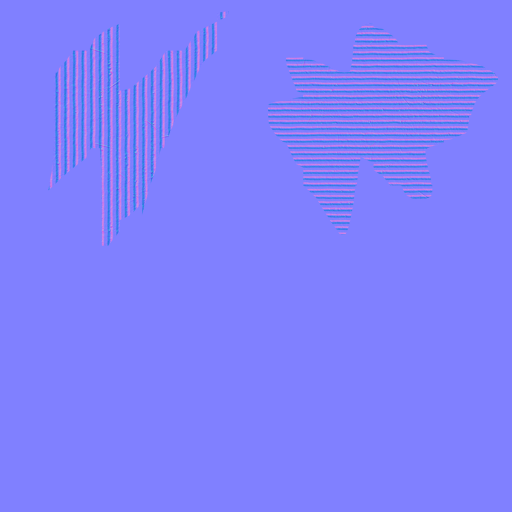
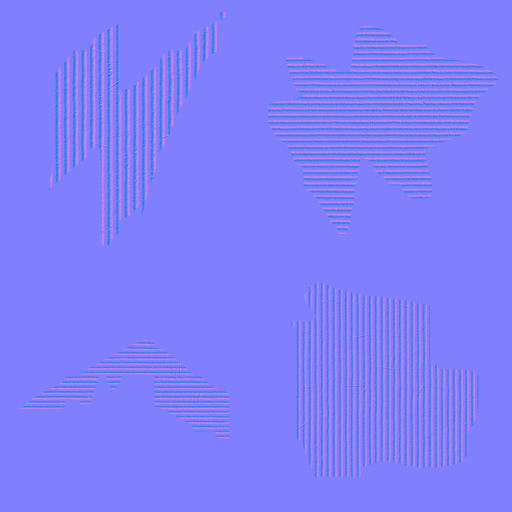
The second 512 × 512 image is a revision of the first. Changes to its layers:
added group "NORMAL" with 5 layers above "COLOR" over (20, 282, 479, 477)
added layer "Layer 10" in group "NORMAL" over (287, 282, 479, 477)
added layer "Layer 8" in group "NORMAL" over (20, 339, 229, 440)
moved "Layer 6" into group "NORMAL" over (20, 282, 479, 477)
renamed "2" to "ALPHA", hid the group it (4 layers) over (20, 282, 479, 477)
